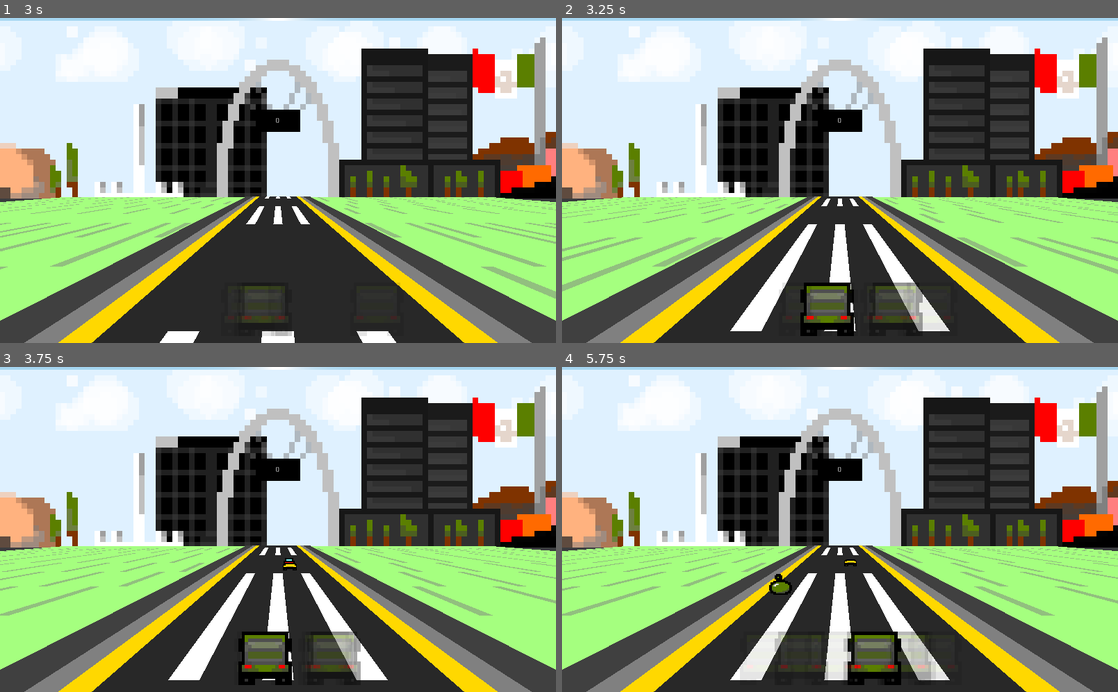
Above: before the commit, frames 1-4 (two rows, left to right).
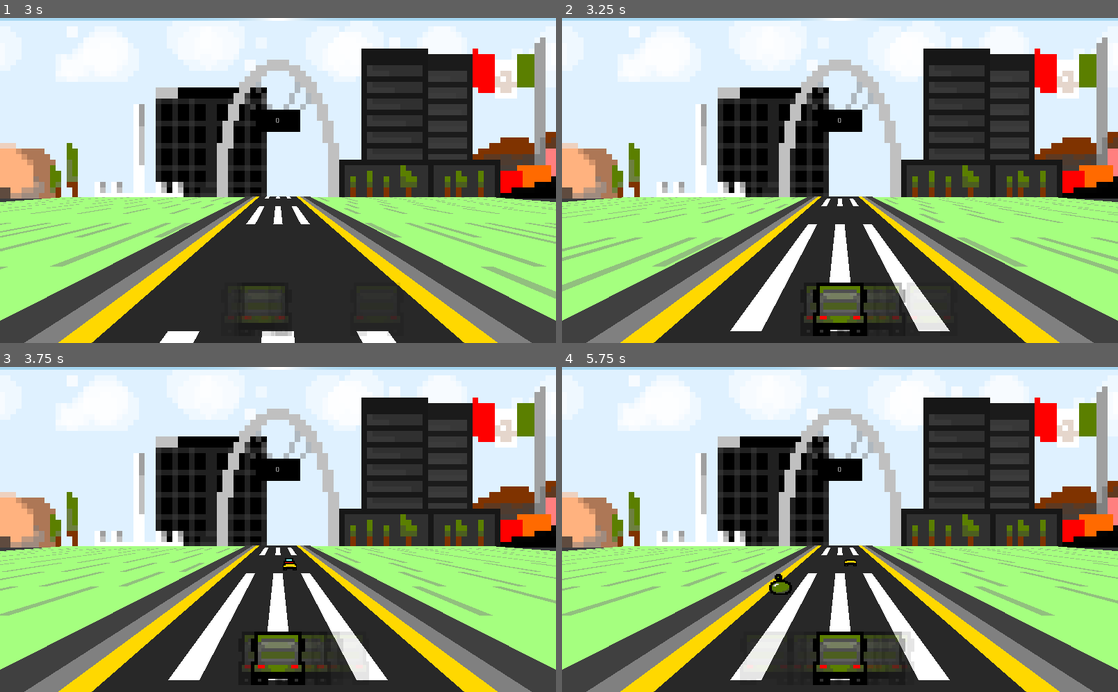
Above: after the commit, the same moments.

Repository: ClarkThyLord/Speed-Trash
Game: Godot game, scene res://src/game/game.tscn
The game is run twice, just before and just after one commit, with the same random seed, the same clock (stepped at 60 frames per second) and the same inputs.
Inputs:
- Up to frame 1 (3 s): hold Right (ui_right) 0.53-1.28 s; hold Space (action_break) 0.53-1.28 s; hold Left (ui_left) 1.28-2.03 s; tap Space (action_break) at 1.35, 2.85 s; hold Right (ui_right) 2.03-2.78 s; hold Space (action_break) 2.03-2.78 s; hold Shift (action_accelerate) from 2.78 s (still down)
- Up to frame 2 (3.25 s): keep holding Shift (action_accelerate)
- Up to frame 3 (3.75 s): release Shift (action_accelerate) at 3.53 s; hold Left (ui_left) from 3.53 s (still down); hold Space (action_break) from 3.53 s (still down)
- Up to frame 4 (5.75 s): keep holding Left (ui_left); release Space (action_break) at 4.28 s; tap Space (action_break) at 4.35 s; hold Space (action_break) from 5.03 s (still down)

Frame 1 is identical in both runs. In frame 2, 1.8% of the frame differs, in the area x 39-65%, y 81-98%; in frame 3, 1.9%; in frame 4, 2.7%, in the area x 38-72%, y 81-98%.

Commit message:
stepify object translations
Clark was here :V

Diff:
--- a/src/garbage_truck/garbage_truck.gd
+++ b/src/garbage_truck/garbage_truck.gd
@@ -67,7 +67,8 @@
 
 				if area.translation.z < 0.0:
 					state += "(" \
-							+ str(round(area.translation.x)) \
+							+ str(stepify(area.translation.x, 0.01)) \
+							+ "," + str(stepify(area.translation.z, 0.01)) \
 							+ "," + str(area.pointage) + ")"
 
 		var q_table := _get_q_table()
@@ -83,8 +84,8 @@
 		var best_move_value = -INF
 
 		for move in moves:
+			move = stepify(move, 0.01)
 			var move_state = str(move) + state
-			print(move_state)
 			var move_hash := hash(move_state)
 			var move_value : float = q_table.get(move_hash, -INF)
 			if move_value > best_move_value:
